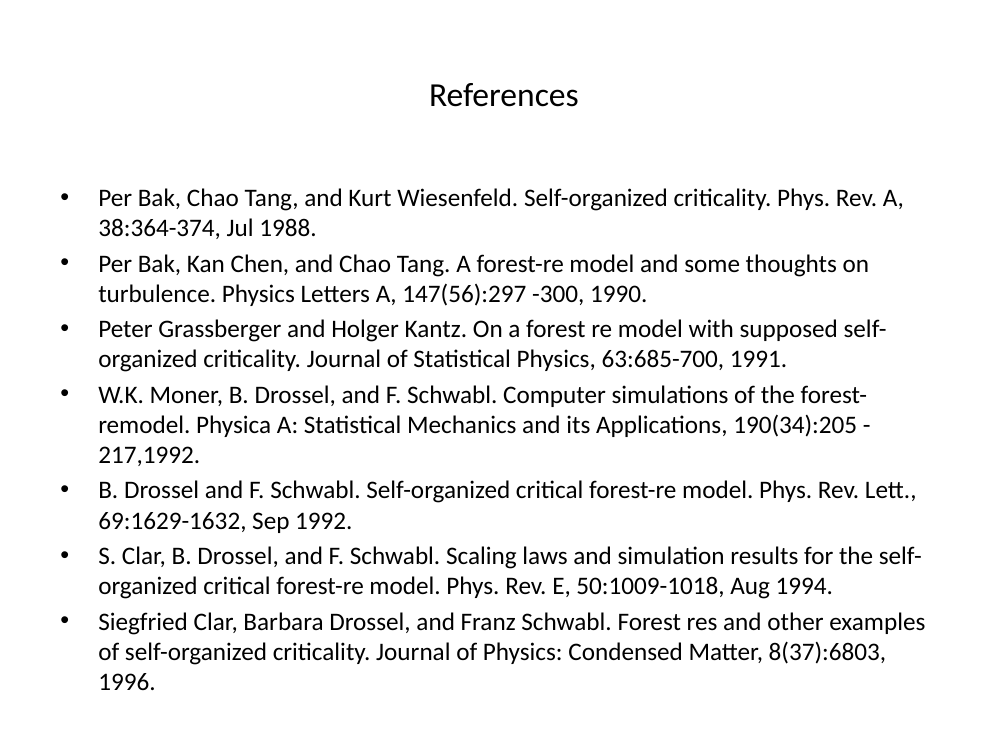
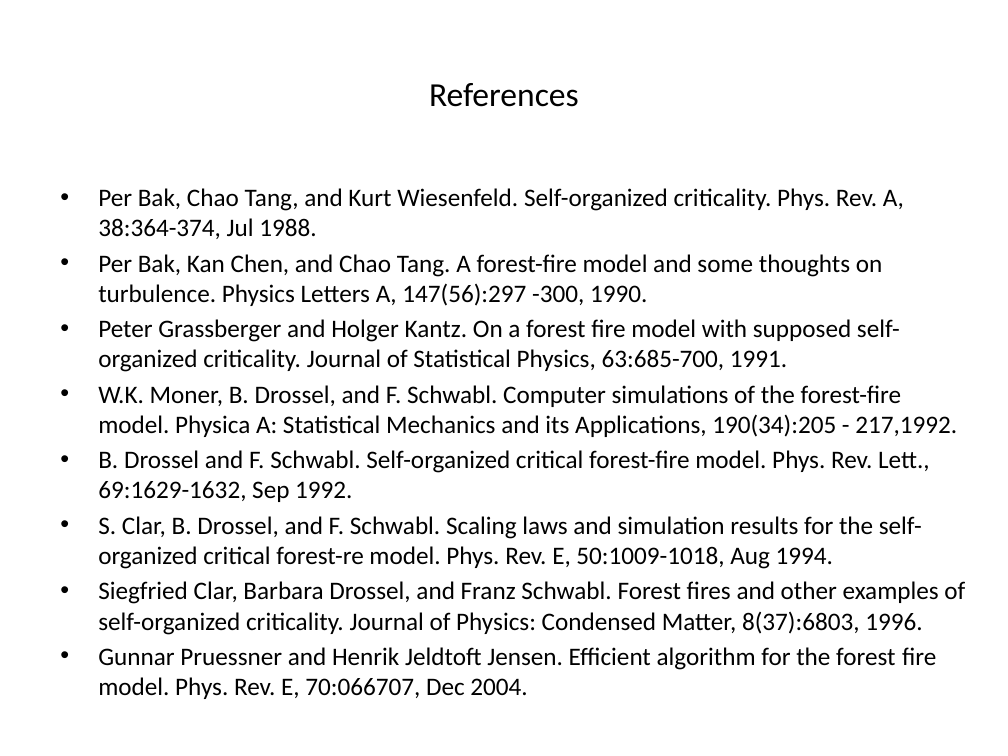
Before and after one commit to wildmic/Forest-Fire-SOC, a slide deck: slide 29 of presentation/SOC.pptx (slide 20 before the commit). Drawn at 1008x756 pixels with LibreOffice and Linux fonts; fonts in the diff are those of the drawing. Boxes give left, top, right and bottom in pixels: in the first picture for what was removed or moved away, otherwise in the second. Text is boxed around its words. In the diff, an @@ line names an element or a change of style, - is before the commit and + after.

```diff
--- a/presentation/SOC.pptx
+++ b/presentation/SOC.pptx
@@ text at [98, 254, 957, 502]: text changed @@
-• Per Bak, Kan Chen, and Chao Tang. A forest-re model and some thoughts on turbulence. Physics Letters A, 147(56):297 -300, 1990.
-• Peter Grassberger and Holger Kantz. On a forest re model with supposed self-organized criticality. Journal of Statistical Physics, 63:685-700, 1991.
-• W.K. Moner, B. Drossel, and F. Schwabl. Computer simulations of the forest-remodel. Physica A: Statistical Mechanics and its Applications, 190(34):205 - 217,1992.
-• B. Drossel and F. Schwabl. Self-organized critical forest-re model. Phys. Rev. Lett., 69:1629-1632, Sep 1992.
+• Per Bak, Kan Chen, and Chao Tang. A forest-fire model and some thoughts on turbulence. Physics Letters A, 147(56):297 -300, 1990.
+• Peter Grassberger and Holger Kantz. On a forest fire model with supposed self-organized criticality. Journal of Statistical Physics, 63:685-700, 1991.
+• W.K. Moner, B. Drossel, and F. Schwabl. Computer simulations of the forest-fire model. Physica A: Statistical Mechanics and its Applications, 190(34):205 - 217,1992.
+• B. Drossel and F. Schwabl. Self-organized critical forest-fire model. Phys. Rev. Lett., 69:1629-1632, Sep 1992.
@@ text at [98, 581, 965, 699]: text changed @@
-• Siegfried Clar, Barbara Drossel, and Franz Schwabl. Forest res and other examples of self-organized criticality. Journal of Physics: Condensed Matter, 8(37):6803, 1996.
+• Siegfried Clar, Barbara Drossel, and Franz Schwabl. Forest fires and other examples of self-organized criticality. Journal of Physics: Condensed Matter, 8(37):6803, 1996.
+• Gunnar Pruessner and Henrik Jeldtoft Jensen. Efficient algorithm for the forest fire model. Phys. Rev. E, 70:066707, Dec 2004.
```
Also in this commit, not shown: 6 other slides changed, 12 slides added, 3 slides removed, 6 other files.
